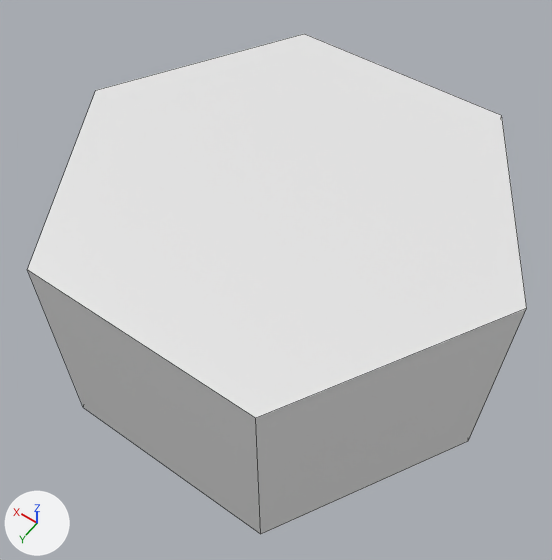
Before and after pictures for a commit that changed the Blender file SourceAssets/Foliage/FoliageBuilding/FoliageBuilding.blend.
Before and after are seen from a 50 mm camera at (-5.97, 8.66, 10.51) aimed at (-0.06, 0.38, -2.5). Every picture has the same lights, and +X, +Y and +Z are marked at lower left. The picture after the commit comes second. Mesh edges are drawn as thin lines.

In view in the first picture: 'Hex0_1'.
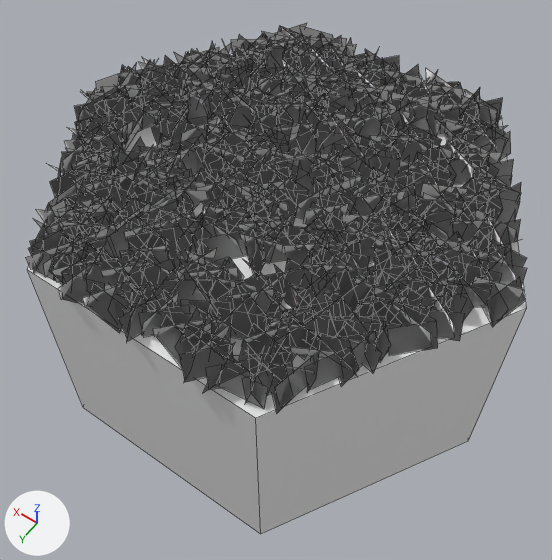
Where the change shows, as pixel boxes [x1, y1, x2, y2] in the pictures (552 x 560 px):
'GrassHex0_1-01', shown
    after: [26, 23, 527, 413]
'Hex0_1', unchanged, covered by the edit
    before: [27, 34, 527, 534]
    after: [27, 53, 527, 534]

What the commit changed:
Object 'GrassHex0_1-01' (ob_grasshex0_1_01) is now shown.
